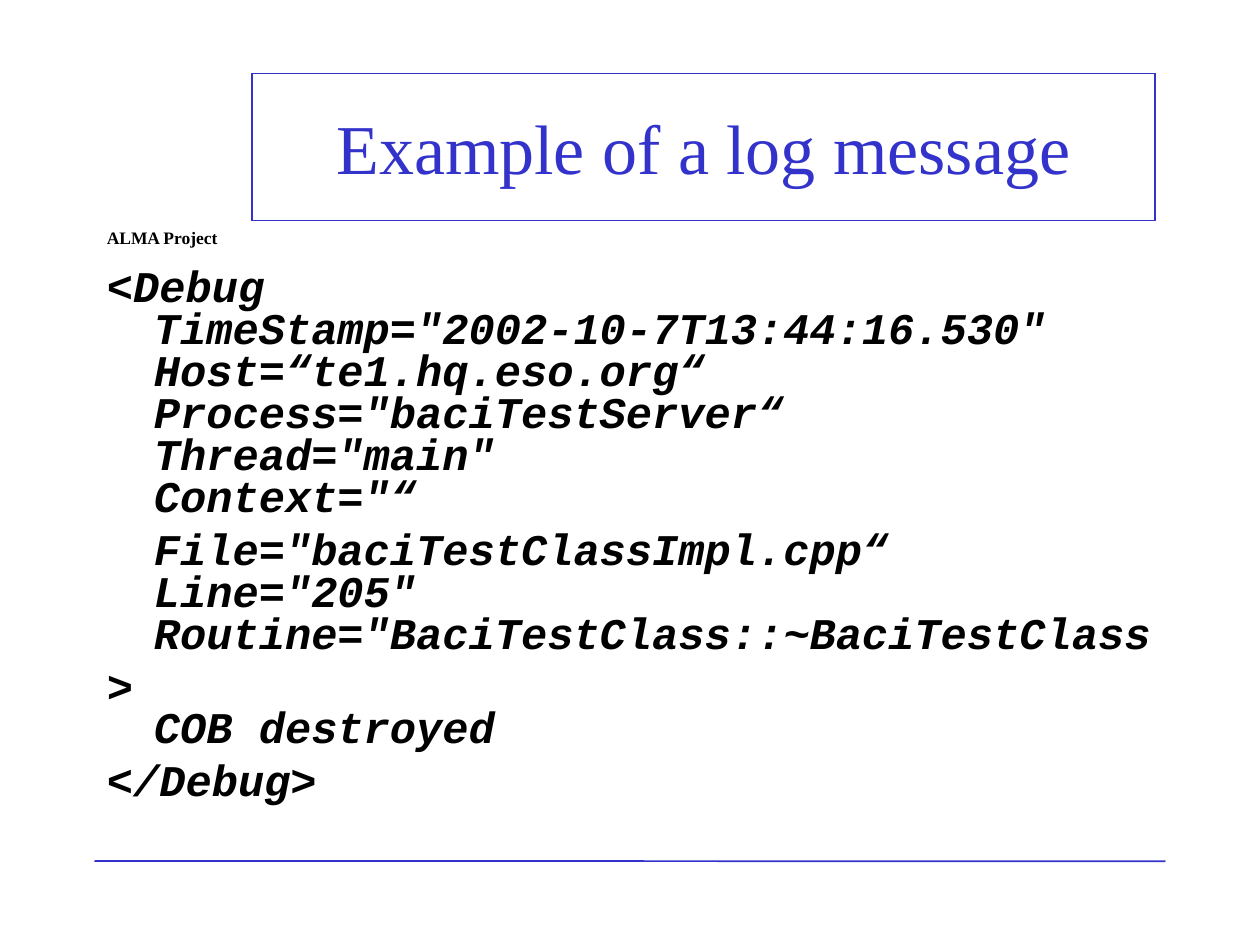
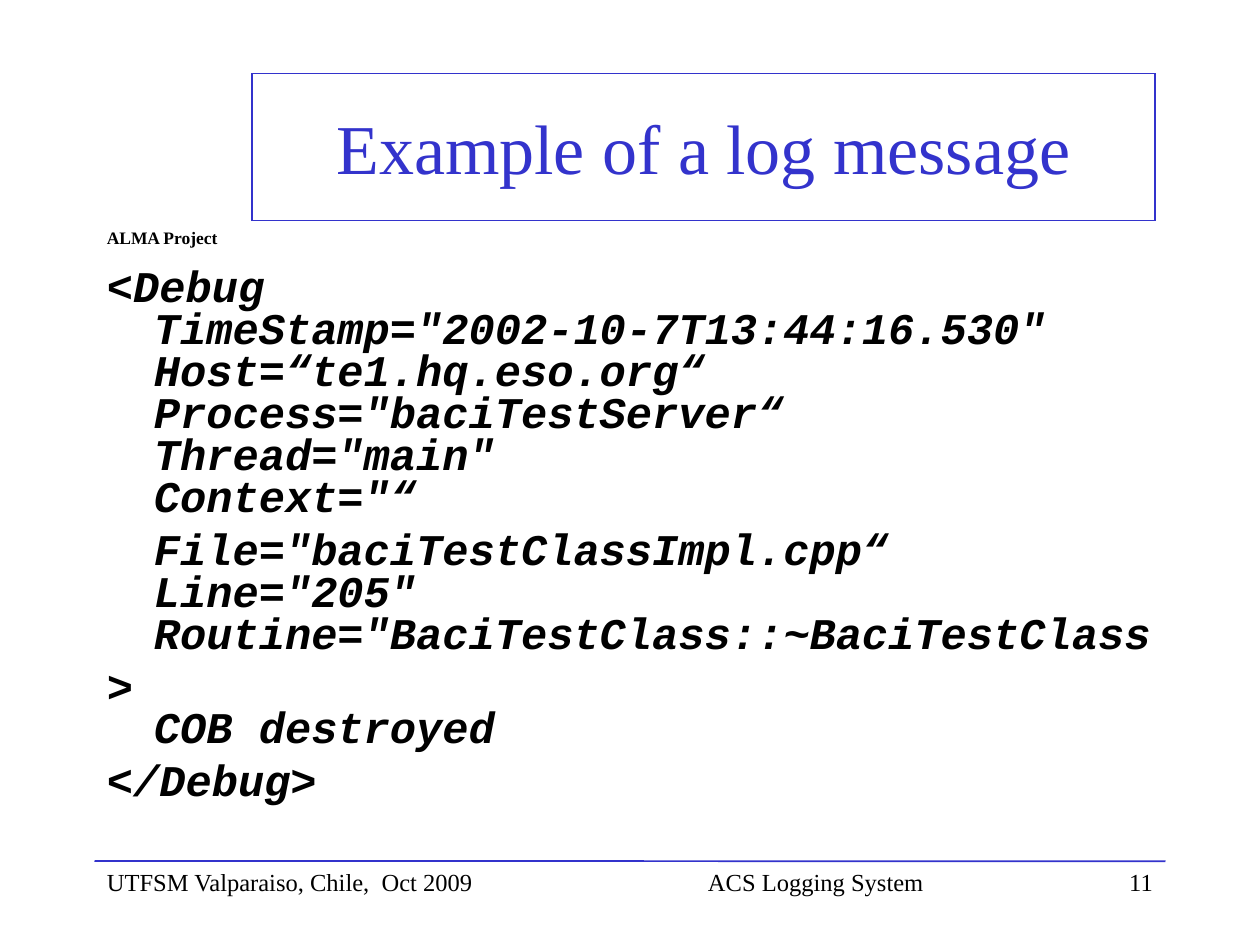
Before and after one commit to ACS-Community/ACS, a slide deck: slide 11 of Documents/ACS-Course/ACSCourse-ACSLoggingSystem.ppt (slide 7 before the commit). Drawn at 1260x945 pixels with LibreOffice and Linux fonts; fonts in the diff are those of the drawing; background and template pictures are left out. Boxes give left, top, right and bottom in pixels: in the first picture for what was removed or moved away, otherwise in the second. Text is boxed around its words. In the diff, an @@ line names an element or a change of style, - is before the commit and + after.

```diff
--- a/Documents/ACS-Course/ACSCourse-ACSLoggingSystem.ppt
+++ b/Documents/ACS-Course/ACSCourse-ACSLoggingSystem.ppt
@@ text added at (107,874,472,897), 14 pt, text #000000 @@
+UTFSM Valparaiso, Chile, Oct 2009
@@ text added at (708,874,923,897), 14 pt, text #000000 @@
+ACS Logging System
@@ page number at (1129,875,1153,891): text changed; text colour #FFFFFF to #000000 @@
-7
+11
```
Also in this commit, not shown: 6 other slides changed, 11 slides added, 6 slides removed.
